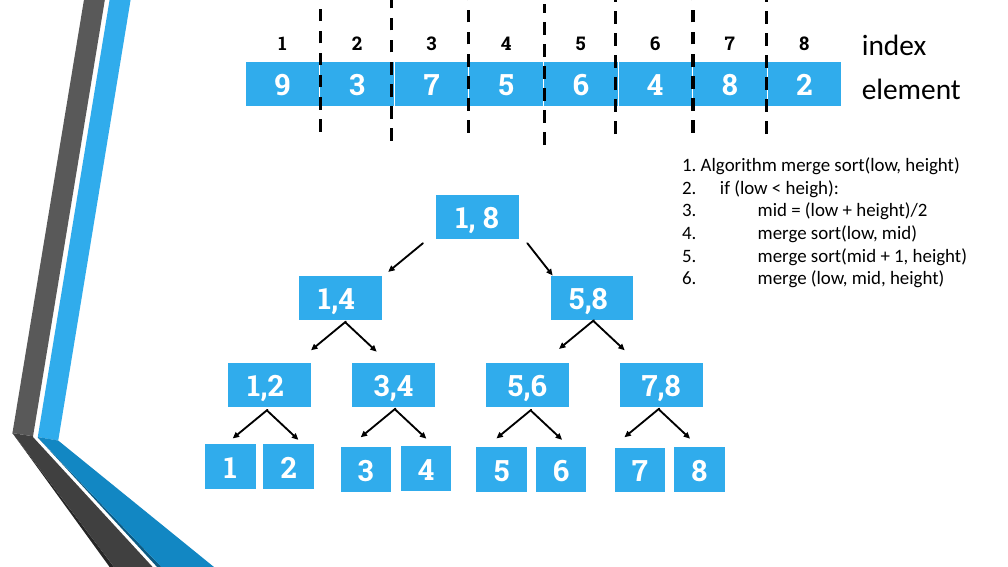
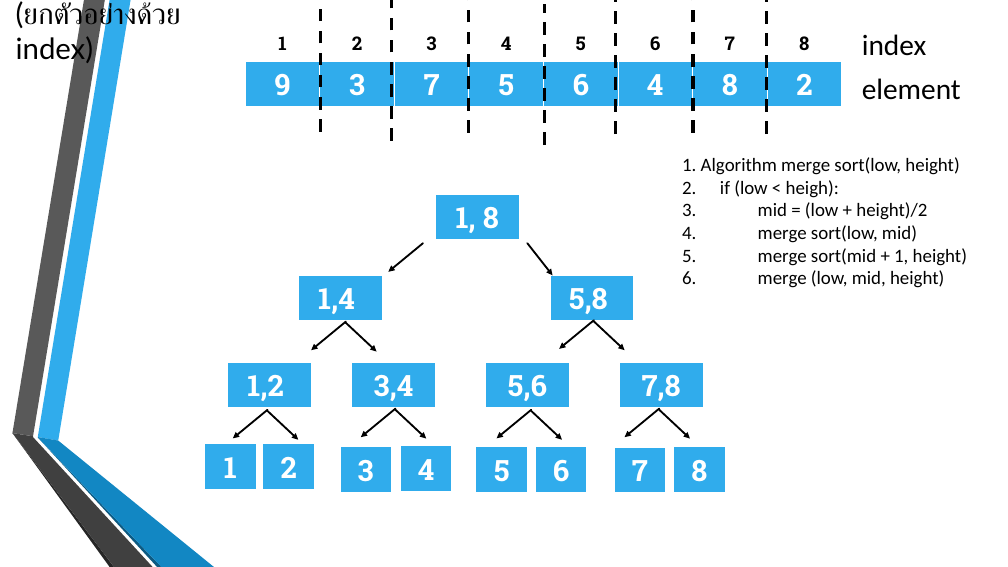
Before and after one commit to billowdev/report-external-sorted, a slide deck: slide 12 of external_merge.pptx (slide 14 before the commit). Drawn at 1008x567 pixels with LibreOffice and Linux fonts; fonts in the diff are those of the drawing; background and template pictures are left out. Boxes give left, top, right and bottom in pixels: in the first picture for what was removed or moved away, otherwise in the second. Text is boxed around its words. In the diff, an @@ line names an element or a change of style, - is before the commit and + after.

```diff
--- a/external_merge.pptx
+++ b/external_merge.pptx
@@ text added at [16, 1, 180, 65], 28 pt, text #000000 @@
+(ยกตัวอย่างด้วย index)
```
Also in this commit, not shown: 8 other slides changed, 12 slides added, 3 slides removed, 4 other files.
